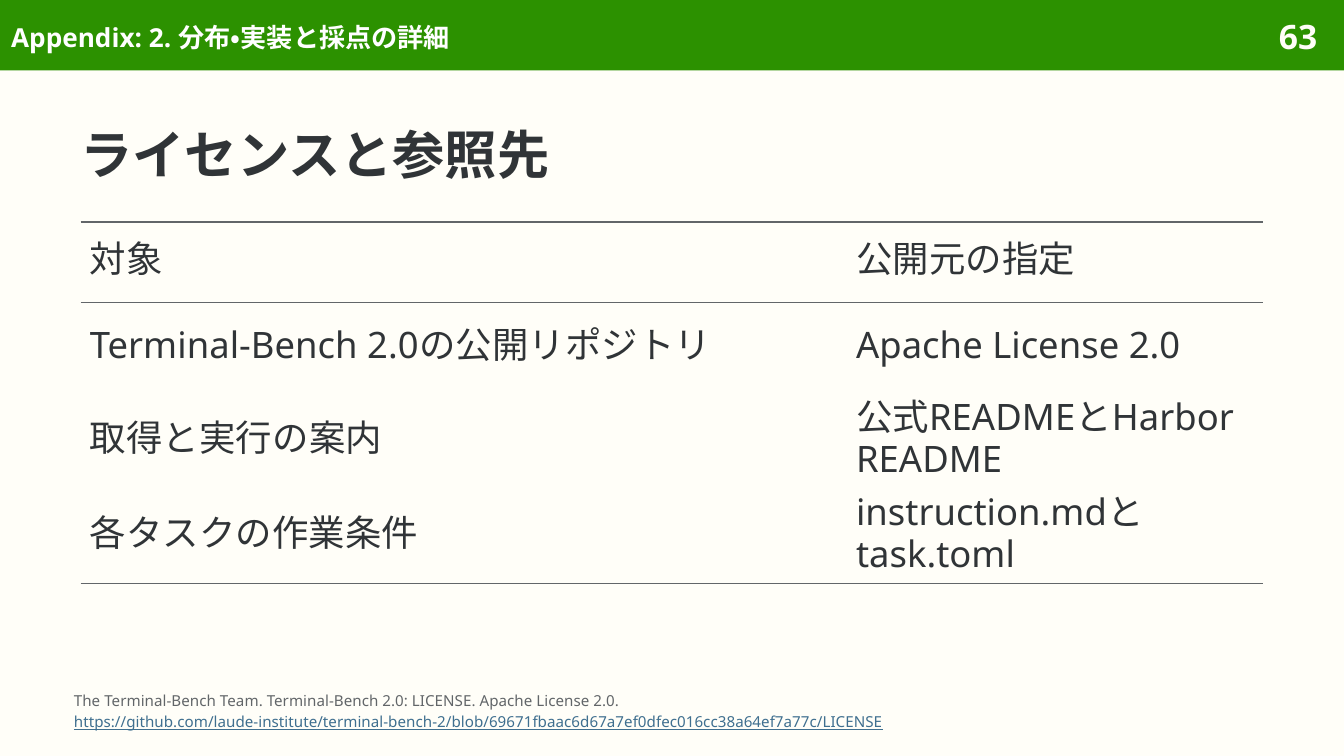
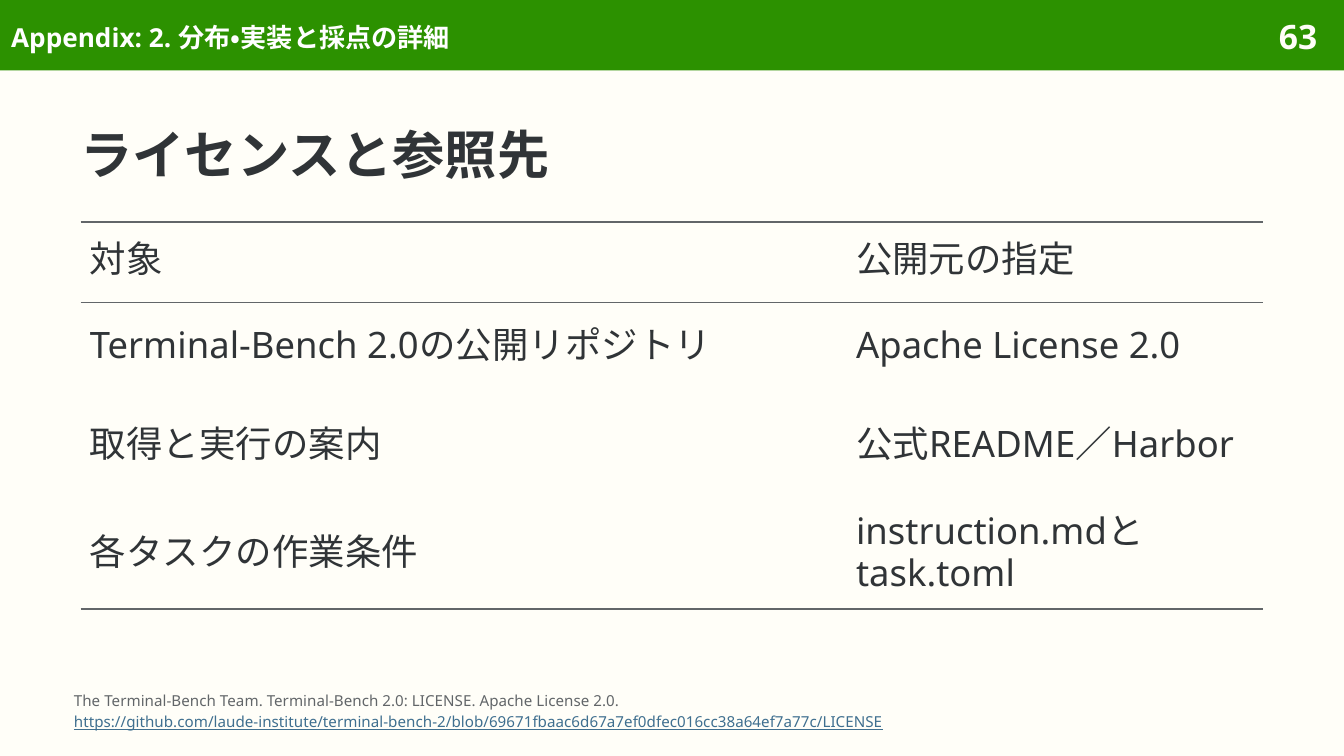
Before and after one commit to sasakiy84/datasets-in-10-minutes, a slide deck: slide 63 of slides/datasets-in-10-minutes-terminal-bench.pptx. Drawn at 1344x756 pixels with LibreOffice and Linux fonts; fonts in the diff are those of the drawing. Boxes give left, top, right and bottom in pixels: in the first picture for what was removed or moved away, otherwise in the second. Text is boxed around its words. In the diff, an @@ line names an element or a change of style, - is before the commit and + after.

```diff
--- a/slides/datasets-in-10-minutes-terminal-bench.pptx
+++ b/slides/datasets-in-10-minutes-terminal-bench.pptx
@@ table at box(81, 222, 1263, 609) @@
-row 3, column 2: 公式READMEとHarbor README
+row 3, column 2: 公式README／Harbor
```
Also in this commit, not shown: 5 other slides changed, 8 other files.
